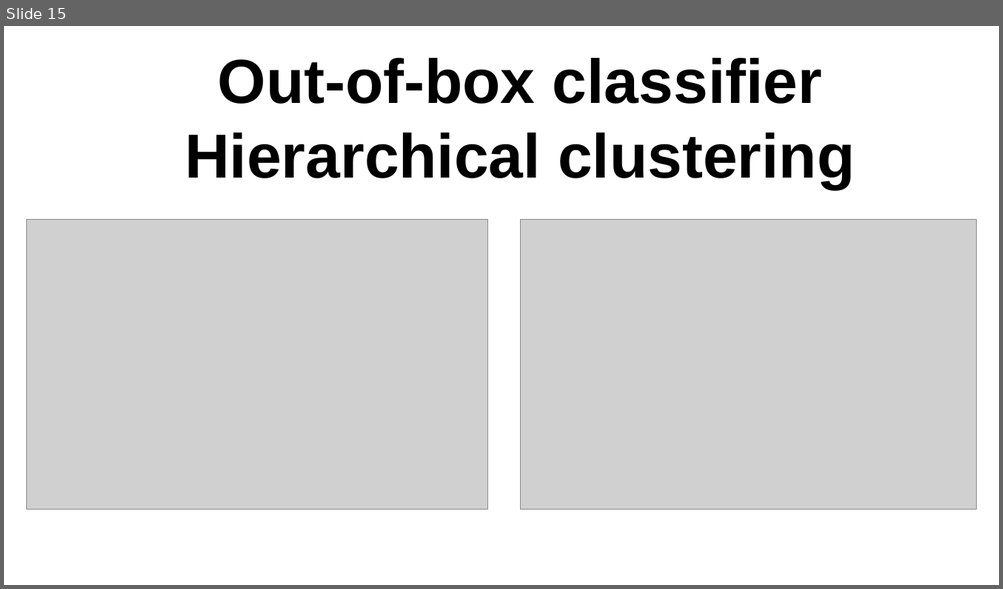
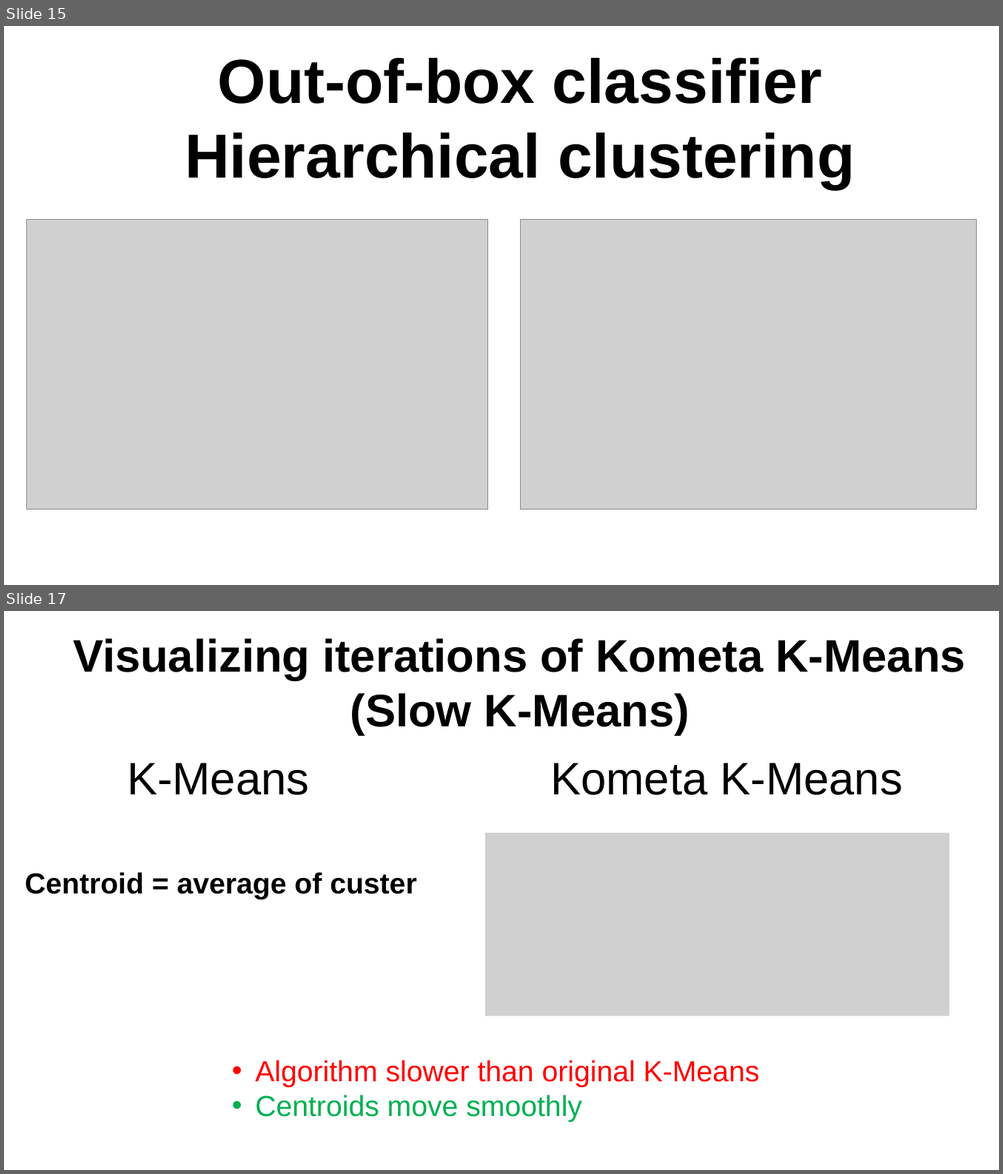
Before and after one commit to reeWorlds/ML_S4_labs, a slide deck: Lab1/Lab1.pptx. Shown one above the other, each under a label of ours: slide 15 before the commit, slides 15 and 17 after it; the slides between them are not shown. The pictures are 1003x589 and 1003x1174 pixels, drawn with LibreOffice and Linux fonts; fonts in the diff are those of the drawing; grey boxes stand for pictures. Boxes give left, top, right and bottom in pixels: in the first picture for what was removed or moved away, otherwise in the second. Text is boxed around its words. In the diff, an @@ line names an element or a change of style, - is before the commit and + after.

Commit message:
Add Kometa K-Means clustering in Lab1

```diff
--- a/Lab1/Lab1.pptx
+++ b/Lab1/Lab1.pptx
@@ slide 17 added at (x1=4, y1=611, x2=999, y2=1170), background #FFFFFF @@
@@ text added at (x1=73, y1=638, x2=965, y2=735), 44 pt, text #000000, bold @@
+Visualizing iterations of Kometa K-Means
+(Slow K-Means)
@@ text added at (x1=127, y1=763, x2=309, y2=795), 44 pt, text #000000 @@
+K-Means
@@ text added at (x1=550, y1=763, x2=902, y2=795), 44 pt, text #000000 @@
+Kometa K-Means
@@ picture added at (x1=485, y1=833, x2=949, y2=1017) @@
@@ text added at (x1=25, y1=872, x2=417, y2=900), 28 pt, text #000000, bold @@
+Centroid = average of custer
@@ text added at (x1=255, y1=1060, x2=760, y2=1122), 28 pt, text #FF0000 @@
+• Algorithm slower than original K-Means
+• Centroids move smoothly
```
Also in this commit, not shown: 1 slide changed, 2 other slides added, 4 slides removed, 23 other files.
